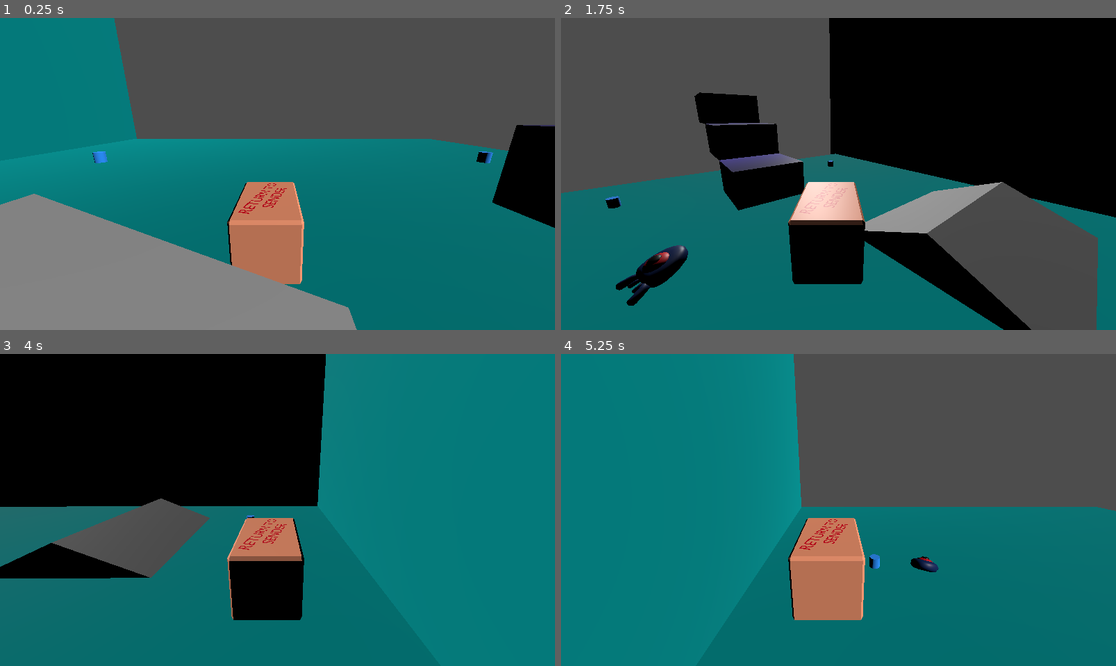
Above: before the commit, frames 1-4 (two rows, left to right).
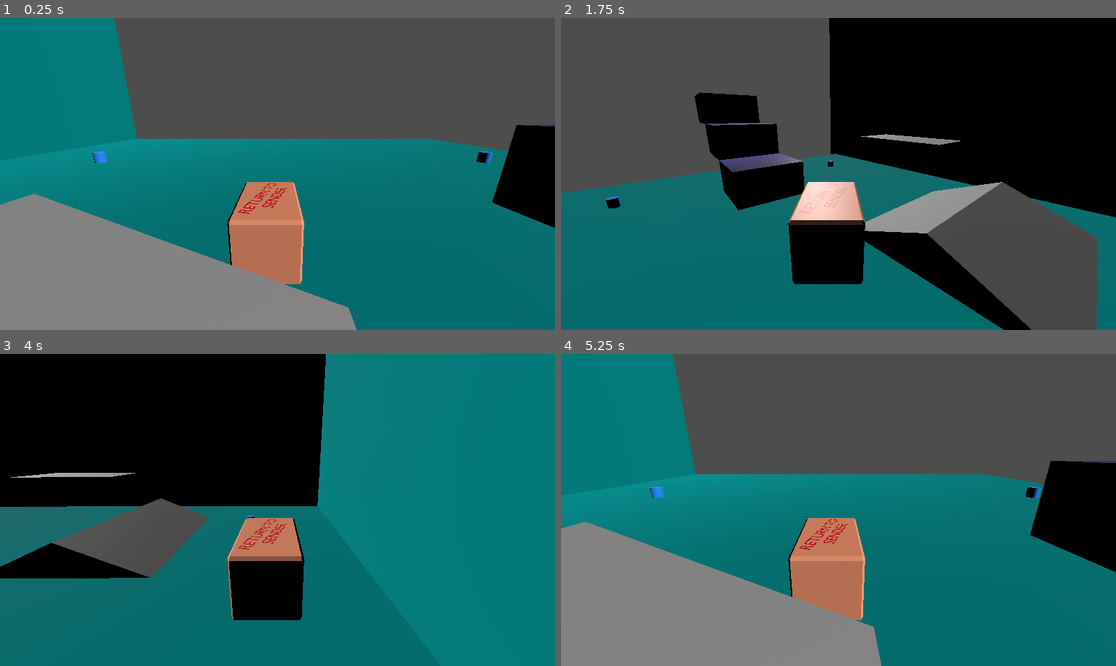
Above: after the commit, the same moments.

Repository: holy-moley/ReturnToSender
Game: Godot game, scene res://main.tscn
Same seed, same stepped clock (60 frames per second), same inputs: the game is played once before the commit and once after it.
Inputs (mouse positions are in pixels of both pictures, inside the frame that each line leads up to):
- Up to frame 1 (0.25 s): no input
- Up to frame 2 (1.75 s): move the mouse to (960, 158) at 0.52 s; hold D (right) 0.53-1.28 s; tap Space (jump) at 0.6, 0.77, 1.07, 1.35, 1.52 s; move the mouse to (727, 189) at 1.27 s; hold Down (back) from 1.28 s (still down)
- Up to frame 3 (4 s): tap Space (jump) at 1.82, 2.1, 2.85, 3.02, 3.32, 3.6, 3.77 s; move the mouse to (333, 441) at 2.02 s; release Down (back) at 2.03 s; hold D (right) 2.03-2.78 s; move the mouse to (249, 572) at 2.77 s; hold W (forward) 2.78-3.53 s; move the mouse to (444, 556) at 3.52 s; hold A (left) from 3.53 s (still down)
- Up to frame 4 (5.25 s): tap Space (jump) at 4.07, 4.35, 4.52, 4.82, 5.1 s; tap R (respawn, bound only after the commit) at 4.15 s; move the mouse to (672, 463) at 4.27 s; move the mouse to (866, 510) at 5.02 s; release A (left) at 5.03 s; hold Down (back) from 5.03 s (still down)

The runs differ from the first frame. In frame 2, 1.3% of the frame differs, in the area x 9-72%, y 37-93%; in frame 3, 0.2%; in frame 4, 34%, in the area x 0-100%, y 0-100%.

Commit message:
Fixed movement on slopes and bonking head on ceilings

Diff:
--- a/squash_the_creeps_start_1.1.0/main.tscn
+++ b/squash_the_creeps_start_1.1.0/main.tscn
@@ -111,7 +111,6 @@
 
 [node name="MobTimer" type="Timer" parent="."]
 wait_time = 0.426
-autostart = true
 
 [node name="Walls" type="StaticBody3D" parent="."]
 transform = Transform3D(-4.37114e-08, -1, 0, 1, -4.37114e-08, 0, 0, 0, 1, -32, 28, -6)
@@ -178,10 +177,23 @@
 mesh = SubResource("PrismMesh_2ytyb")
 
 [node name="CollisionShape3D2" type="CollisionShape3D" parent="Obstacles/Ramp"]
-transform = Transform3D(1, 0, 0, 0, 1, 0, 0, 0, 1, 0, 0, 0)
 shape = SubResource("ConvexPolygonShape3D_eiu6c")
 
 [node name="CollisionShape3D" type="CollisionShape3D" parent="Obstacles/Ramp"]
 shape = SubResource("ConvexPolygonShape3D_b252v")
 
+[node name="Ramp2" type="StaticBody3D" parent="Obstacles"]
+transform = Transform3D(-13.5, -2.98023e-07, 0, 1.43051e-06, -3, 0, 0, 0, 14.82, 7.5, 4.5, 24.62)
+collision_layer = 4
+collision_mask = 0
+
+[node name="MeshInstance3D" type="MeshInstance3D" parent="Obstacles/Ramp2"]
+mesh = SubResource("PrismMesh_2ytyb")
+
+[node name="CollisionShape3D2" type="CollisionShape3D" parent="Obstacles/Ramp2"]
+shape = SubResource("ConvexPolygonShape3D_eiu6c")
+
+[node name="CollisionShape3D" type="CollisionShape3D" parent="Obstacles/Ramp2"]
+shape = SubResource("ConvexPolygonShape3D_b252v")
+
 [connection signal="timeout" from="MobTimer" to="." method="_on_mob_timer_timeout"]
--- a/squash_the_creeps_start_1.1.0/player.tscn
+++ b/squash_the_creeps_start_1.1.0/player.tscn
@@ -6,6 +6,7 @@
 size = Vector3(1.97, 1.89, 2.965)
 
 [node name="Player" type="CharacterBody3D"]
+transform = Transform3D(1, 0, 0, 0, 1, 0, 0, 0, 1, 0.274019, 1.48228, 0.0889188)
 collision_mask = 6
 
 [node name="Pivot" type="Node3D" parent="."]
--- a/squash_the_creeps_start_1.1.0/playertest.gd
+++ b/squash_the_creeps_start_1.1.0/playertest.gd
@@ -12,49 +12,76 @@
 @export var max_speed = 15
 @export var forward_velocity = Vector3.ZERO
 @export var player_y = 0.0
-@export var start_pos = Vector3(0, 1, 0)
+@export var player_y_previous = 0.0
+@export var start_pos = Vector3(-0.2, 0, -2)
+@export var jumping = false
 
-func _process(delta):
-	player_y = global_transform.origin.y #Get Ypos of player
+func wait(seconds: float) -> void:
+	await get_tree().create_timer(seconds).timeout
+
+func respawn(location):
+		global_transform.origin = location
+		target_velocity.y = 0
 
 func _physics_process(delta):
-	#Respawn if player falls off the map
-	if player_y <= -150:
-		global_transform.origin = start_pos
-		target_velocity.y = 0
+	player_y_previous = player_y
+	player_y = global_transform.origin.y #Get Ypos of player
+	#Handle Respawning
+	if player_y <= -150: #Respawn if player falls off the map
+		respawn(start_pos)
 
-	 #Sets speed to 0, should be changed to make it not clunky
+	if Input.is_action_pressed("respawn"): #Respawn player with R key
+		respawn(start_pos)
 
+	#Handle Movement
 	direction = -transform.basis.z #Set direction to wherever player is looking
 	if Input.is_action_pressed("left"):
 		rotate_y(rotation_speed * delta)  # Rotate left
 	elif Input.is_action_pressed("right"):
 		rotate_y(-rotation_speed * delta)  # Rotate right
-	if Input.is_action_pressed("back"):
+	if Input.is_action_pressed("back"): #Move backward w/ acceleration/decceleration
 		if speed > -max_speed:
 			speed -= 3
 	else:
 		if speed < 0:
 			speed += 1
-		#speed = -max_speed #Set speed to negative max speed
-	if Input.is_action_pressed("forward"):
+	if Input.is_action_pressed("forward"): #Move forward w/ acceleration/decceleration
 		if speed < max_speed:
 			speed += 3
 	else:
 		if speed >0:
 			speed -= 1
-		#speed = max_speed #Set speed to max speed
-		# Handle jump
-	if Input.is_action_just_pressed("jump") and is_on_floor():
-		target_velocity.y = jump_velocity
-	print("Speed", speed)
+
+
+
 	# Ground Velocity
 	target_velocity.x = direction.x * speed
 	target_velocity.z = direction.z * speed
+
 	# Vertical Velocity
-	if not is_on_floor(): # If in the air, fall towards the floor. Literally gravity
+	if velocity.y >0: #If the velocity is positive, the player is jumping
+		jumping = true
+	if not is_on_floor() and jumping == true: # If jumping, fall at a normal rate
 		target_velocity.y = target_velocity.y - (fall_acceleration * delta)
+	elif not is_on_floor() and jumping == false: #If not jumping, fall slower to make it less jarring
+		target_velocity.y = target_velocity.y - (fall_acceleration/1.75 * delta)
+	if is_on_floor(): #When on the ground, player is not jumping
+		jumping = false
+	if is_on_ceiling(): #Hit ceiling and go back down
+		target_velocity.y = -10
+	if is_on_floor()== true and (target_velocity.x != 0 or target_velocity.z != 0) and player_y_previous < player_y:
+		target_velocity.y = get_floor_angle() #Angle movement upward when going up a slope
+
+	if Input.is_action_just_pressed("jump") and is_on_floor(): # Handle jump
+		target_velocity.y = jump_velocity
+
+	#Testing stuff, will probably scrap it
+	#if get_floor_angle() > 0:
+		#rotation_degrees.x = get_floor_angle()
+	#else:
+		#rotation_degrees.x = 0
+	#rotation_degrees.x = 30
+	#print(rotation_degrees.x)
 	# Moving the Character
 	velocity = target_velocity
-	#print("Velocity ", velocity)
 	move_and_slide()
--- a/squash_the_creeps_start_1.1.0/project.godot
+++ b/squash_the_creeps_start_1.1.0/project.godot
@@ -55,6 +55,12 @@
 , Object(InputEventJoypadButton,"resource_local_to_scene":false,"resource_name":"","device":-1,"button_index":0,"pressure":0.0,"pressed":false,"script":null)
 ]
 }
+respawn={
+"deadzone": 0.5,
+"events": [Object(InputEventKey,"resource_local_to_scene":false,"resource_name":"","device":-1,"window_id":0,"alt_pressed":false,"shift_pressed":false,"ctrl_pressed":false,"meta_pressed":false,"pressed":false,"keycode":0,"physical_keycode":82,"key_label":0,"unicode":114,"location":0,"echo":false,"script":null)
+, Object(InputEventJoypadButton,"resource_local_to_scene":false,"resource_name":"","device":-1,"button_index":3,"pressure":0.0,"pressed":false,"script":null)
+]
+}
 
 [layer_names]
 
